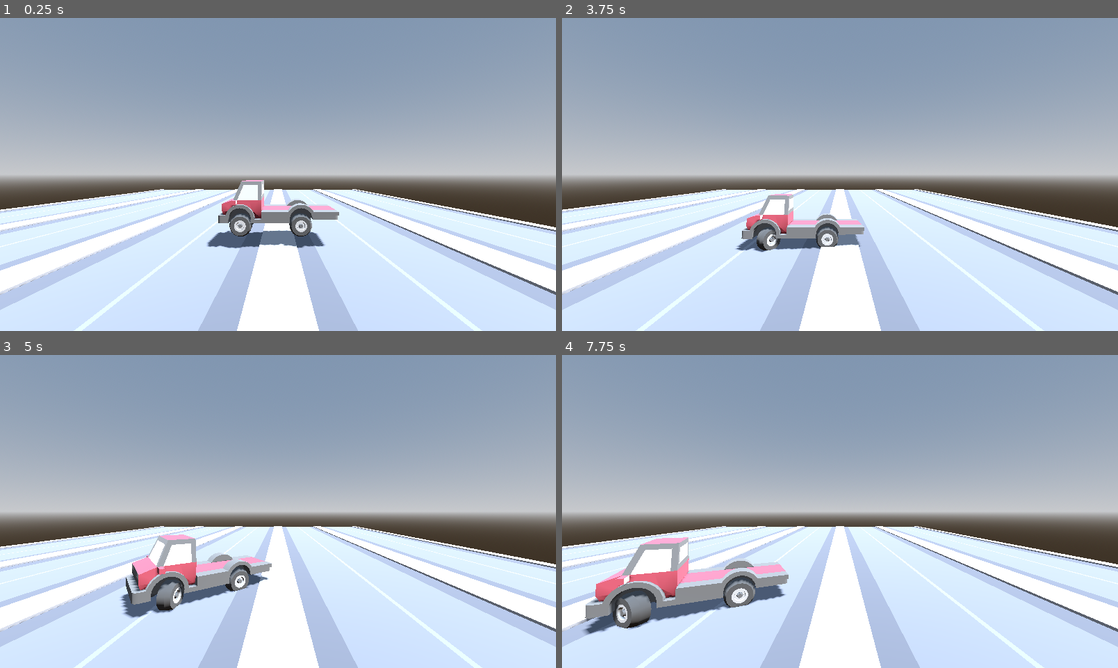
Above: before the commit, frames 1-4 (two rows, left to right).
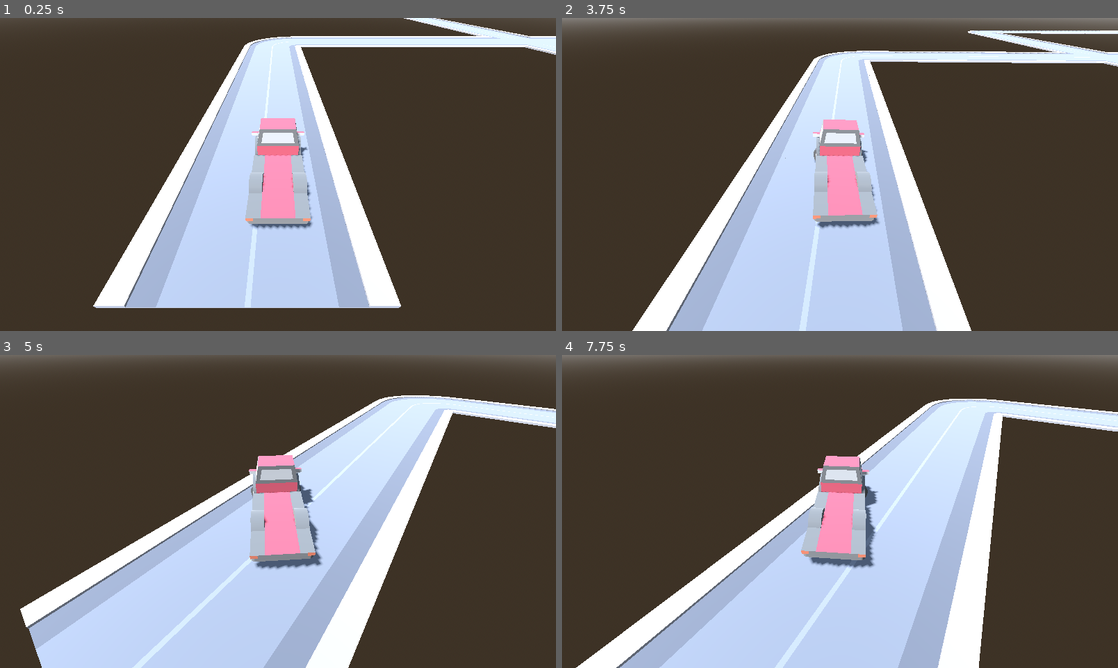
Above: after the commit, the same moments.

Repository: stesim/ld53-delivery
Game: Godot game, scene res://game_world.tscn
Two runs of this game, one before a commit and one after it. Both use one fixed random seed, a clock stepped at 60 frames per second and the inputs below. Before the commit the project starts from res://maps/vehicle_test_map.tscn.
Inputs:
- Up to frame 1 (0.25 s): no input
- Up to frame 2 (3.75 s): tap Enter (ui_accept) at 0.5, 0.77, 1.52, 3.02 s; hold D (steer_right) 0.53-1.28 s; hold Space (brake) 1.28-2.03 s; hold D (steer_right) 2.03-2.78 s; hold W (accelerate) 2.78-3.53 s; hold A (steer_left) from 3.53 s (still down)
- Up to frame 3 (5 s): keep holding A (steer_left); tap Enter (ui_accept) at 3.77, 4.52 s
- Up to frame 4 (7.75 s): release A (steer_left) at 5.03 s; hold Space (brake) 5.03-5.78 s; hold D (steer_right) 5.78-6.53 s; tap Enter (ui_accept) at 6.02, 6.77, 7.52 s; hold W (accelerate) 6.53-7.28 s; hold D (steer_right) from 7.28 s (still down)

The runs differ from the first frame. In frame 1, 92% of the frame differs, in the area x 0-100%, y 0-100%; in frame 2, 90%; in frame 3, 87%; in frame 4, 89%.

Commit message:
added interpolated follower camera

Diff:
--- /dev/null
+++ b/game_world.tscn
@@ -0,0 +1,39 @@
+[gd_scene load_steps=7 format=3 uid="uid://douesax7qkljh"]
+
+[ext_resource type="PackedScene" uid="uid://dtmgvak6ekhi5" path="res://vehicles/vehicle.tscn" id="1_lmy6a"]
+[ext_resource type="PackedScene" uid="uid://x51op8g8yspv" path="res://maps/test_map.tscn" id="2_050wm"]
+[ext_resource type="Script" path="res://smoothed_follower.gd" id="3_p7flm"]
+
+[sub_resource type="ProceduralSkyMaterial" id="ProceduralSkyMaterial_kjrqk"]
+sky_horizon_color = Color(0.64625, 0.65575, 0.67075, 1)
+ground_horizon_color = Color(0.64625, 0.65575, 0.67075, 1)
+
+[sub_resource type="Sky" id="Sky_80r3o"]
+sky_material = SubResource("ProceduralSkyMaterial_kjrqk")
+
+[sub_resource type="Environment" id="Environment_xaiqv"]
+background_mode = 2
+sky = SubResource("Sky_80r3o")
+tonemap_mode = 2
+
+[node name="game_world" type="Node3D"]
+
+[node name="vehicle" parent="." instance=ExtResource("1_lmy6a")]
+transform = Transform3D(1, 0, 0, 0, 1, 0, 0, 0, 1, 2, 0.5, 3)
+
+[node name="test_map" parent="." instance=ExtResource("2_050wm")]
+
+[node name="vehicle_follower" type="Node3D" parent="." node_paths=PackedStringArray("target")]
+transform = Transform3D(-1, 0, -8.74228e-08, -6.18172e-08, 0.707107, 0.707107, 6.18172e-08, 0.707107, -0.707107, 2, 4, -1)
+script = ExtResource("3_p7flm")
+target = NodePath("../vehicle")
+
+[node name="camera" type="Camera3D" parent="vehicle_follower"]
+current = true
+
+[node name="environment" type="WorldEnvironment" parent="."]
+environment = SubResource("Environment_xaiqv")
+
+[node name="sun" type="DirectionalLight3D" parent="."]
+transform = Transform3D(-0.866024, -0.433016, 0.250001, 0, 0.499998, 0.866026, -0.500003, 0.749999, -0.43301, 46.7709, 42, 0)
+shadow_enabled = true
--- a/maps/test_map.tscn
+++ b/maps/test_map.tscn
@@ -1,28 +1,11 @@
-[gd_scene load_steps=13 format=3 uid="uid://x51op8g8yspv"]
+[gd_scene load_steps=7 format=3 uid="uid://x51op8g8yspv"]
 
 [ext_resource type="PackedScene" uid="uid://ch5qsdonm1f7x" path="res://map_elements/road_element.tscn" id="1_cs4q5"]
 [ext_resource type="ArrayMesh" uid="uid://eu8da5bvvdtl" path="res://assets/roads/crossing.res" id="1_xdmke"]
 [ext_resource type="ArrayMesh" uid="uid://bcjvlr65ymct4" path="res://assets/roads/straight.res" id="2_cmy2o"]
-[ext_resource type="ArrayMesh" uid="uid://3dmxrwy148gi" path="res://assets/cars/delivery_flat.res" id="4_8fx17"]
 [ext_resource type="ArrayMesh" path="res://assets/roads/enemy_straight.res" id="4_31ddj"]
-[ext_resource type="Script" path="res://maps/character.gd" id="4_hpx40"]
 [ext_resource type="ArrayMesh" path="res://assets/roads/curve.res" id="5_10w0g"]
 [ext_resource type="ArrayMesh" path="res://assets/roads/end.res" id="5_s06c3"]
-
-[sub_resource type="BoxShape3D" id="BoxShape3D_3syt8"]
-size = Vector3(1, 0.25, 3)
-
-[sub_resource type="ProceduralSkyMaterial" id="ProceduralSkyMaterial_e0y1e"]
-sky_horizon_color = Color(0.64625, 0.65575, 0.67075, 1)
-ground_horizon_color = Color(0.64625, 0.65575, 0.67075, 1)
-
-[sub_resource type="Sky" id="Sky_80r3o"]
-sky_material = SubResource("ProceduralSkyMaterial_e0y1e")
-
-[sub_resource type="Environment" id="Environment_li5j0"]
-background_mode = 2
-sky = SubResource("Sky_80r3o")
-tonemap_mode = 2
 
 [node name="test_map" type="Node3D"]
 
@@ -347,25 +330,3 @@
 [node name="road_crossing15" parent="to_el01_station02" instance=ExtResource("1_cs4q5")]
 transform = Transform3D(1, 0, 0, 0, 1, 0, 0, 0, 1, -50, 0, 23)
 mesh = ExtResource("5_10w0g")
-
-[node name="character" type="CharacterBody3D" parent="."]
-transform = Transform3D(-1, 0, -8.74228e-08, 0, 1, 0, 8.74228e-08, 0, -1, 2, 1, 2)
-script = ExtResource("4_hpx40")
-
-[node name="collision_shape" type="CollisionShape3D" parent="character"]
-transform = Transform3D(1, 0, 0, 0, 1, 0, 0, 0, 1, 0, 0.125, 0)
-shape = SubResource("BoxShape3D_3syt8")
-
-[node name="mesh" type="MeshInstance3D" parent="character"]
-mesh = ExtResource("4_8fx17")
-
-[node name="camera" type="Camera3D" parent="character"]
-transform = Transform3D(1, 0, 0, 0, 0.965926, 0.258819, 0, -0.258819, 0.965926, 0, 2, 5)
-current = true
-
-[node name="environment" type="WorldEnvironment" parent="."]
-environment = SubResource("Environment_li5j0")
-
-[node name="sun" type="DirectionalLight3D" parent="."]
-transform = Transform3D(-0.866024, -0.433016, 0.250001, 0, 0.499998, 0.866026, -0.500003, 0.749999, -0.43301, 46.7709, 42, 0)
-shadow_enabled = true
--- a/project.godot
+++ b/project.godot
@@ -11,7 +11,7 @@
 [application]
 
 config/name="ld53-delivery"
-run/main_scene="res://maps/vehicle_test_map.tscn"
+run/main_scene="res://game_world.tscn"
 config/features=PackedStringArray("4.0", "GL Compatibility")
 config/icon="res://icon.svg"
 
--- /dev/null
+++ b/smoothed_follower.gd
@@ -0,0 +1,15 @@
+class_name SmoothedFollow
+extends Node3D
+
+
+@export var target : Node3D
+@export var speed := 5.0
+
+
+@onready var _offset := global_position - target.global_position
+
+
+func _physics_process(delta : float) -> void:
+	var ideal_position := target.global_position + _offset.rotated(Vector3.UP, target.global_rotation.y)
+	var interpolated_position := global_position.lerp(ideal_position, delta * speed)
+	look_at_from_position(interpolated_position, target.global_position)
